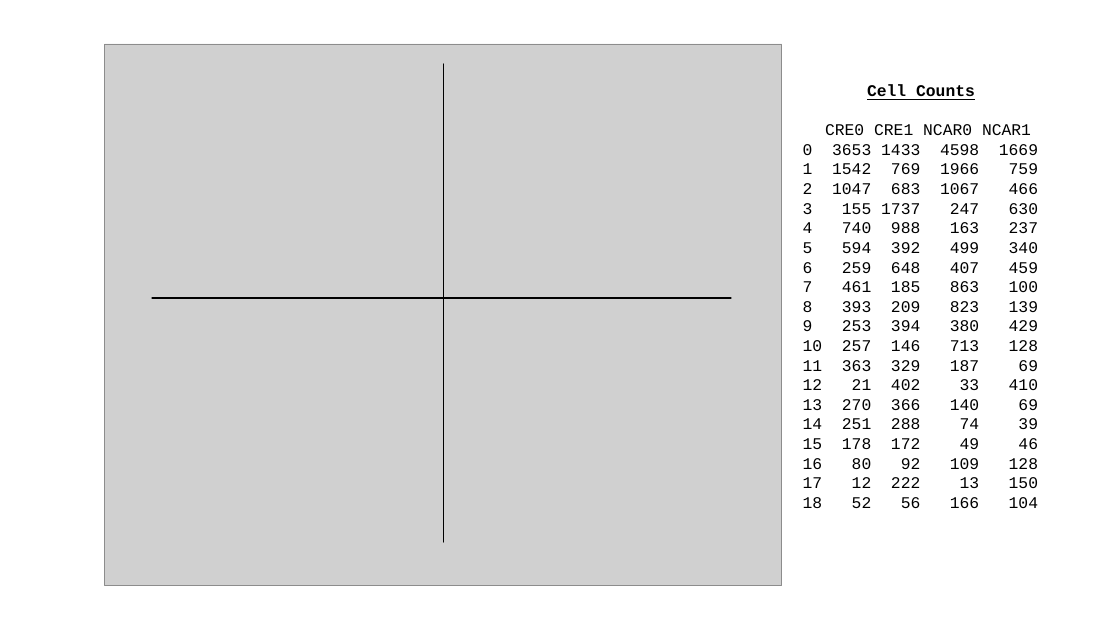
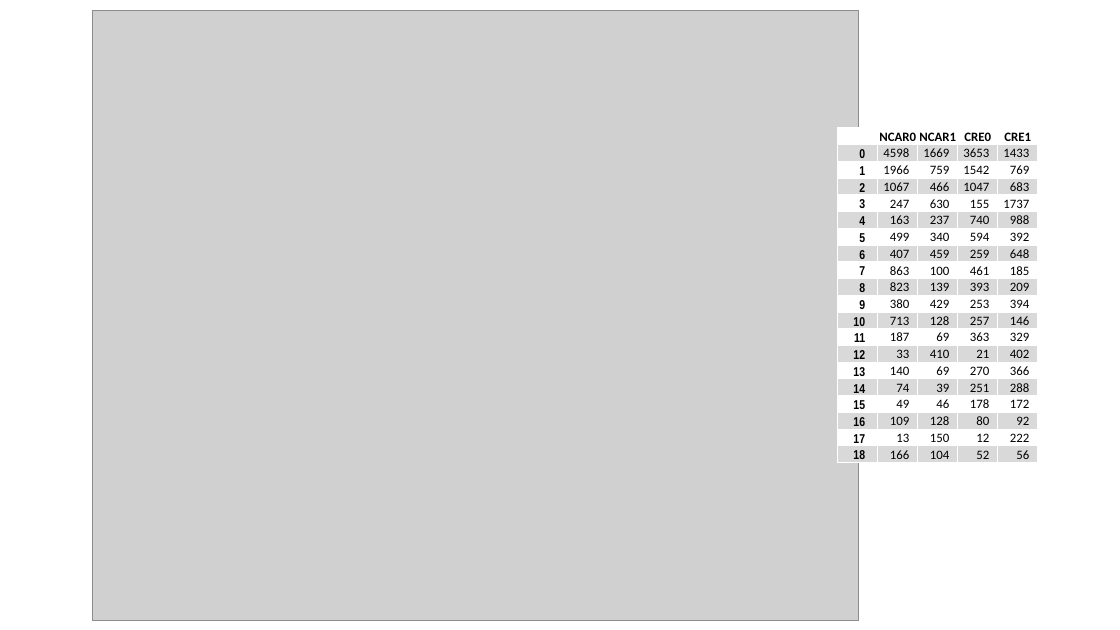
Before and after one commit to weigangq/EAE-2024, a slide deck: slide 3 of LiaDi/EAE-slides.pptx. Drawn at 1120x630 pixels with LibreOffice and Linux fonts; fonts in the diff are those of the drawing; grey boxes stand for pictures; background and template pictures are left out. Boxes give left, top, right and bottom in pixels: in the first picture for what was removed or moved away, otherwise in the second. Text is boxed around its words. In the diff, an @@ line names an element or a change of style, - is before the commit and + after.

```diff
--- a/LiaDi/EAE-slides.pptx
+++ b/LiaDi/EAE-slides.pptx
@@ rectangle added at (0,0,1120,630), fill #FFFFFF, outline #FFFFFF 1.5 pt @@
@@ picture: place and size @@
-picture at (105,44,782,586)
+picture at (92,10,859,620)
@@ line removed from (444, 64) to (444, 542) @@
@@ text removed at (803,84,1038,508) @@
-Cell Counts
-CRE0 CRE1 NCAR0 NCAR1
-0 3653 1433 4598 1669
-1 1542 769 1966 759
-2 1047 683 1067 466
-3 155 1737 247 630
-4 740 988 163 237
-5 594 392 499 340
-6 259 648 407 459
-7 461 185 863 100
-8 393 209 823 139
-9 253 394 380 429
-10 257 146 713 128
-11 363 329 187 69
-12 21 402 33 410
-13 270 366 140 69
-14 251 288 74 39
-15 178 172 49 46
-16 80 92 109 128
-17 12 222 13 150
-18 52 56 166 104
@@ table added at (838,128,1039,467), 20 rows, 5 columns @@
+ | NCAR0 | NCAR1 | CRE0 | CRE1
+0 | 4598 | 1669 | 3653 | 1433
+1 | 1966 | 759 | 1542 | 769
+2 | 1067 | 466 | 1047 | 683
+3 | 247 | 630 | 155 | 1737
+4 | 163 | 237 | 740 | 988
+5 | 499 | 340 | 594 | 392
+6 | 407 | 459 | 259 | 648
+7 | 863 | 100 | 461 | 185
+8 | 823 | 139 | 393 | 209
+9 | 380 | 429 | 253 | 394
+10 | 713 | 128 | 257 | 146
+11 | 187 | 69 | 363 | 329
+12 | 33 | 410 | 21 | 402
+13 | 140 | 69 | 270 | 366
+14 | 74 | 39 | 251 | 288
+15 | 49 | 46 | 178 | 172
+16 | 109 | 128 | 80 | 92
+17 | 13 | 150 | 12 | 222
+18 | 166 | 104 | 52 | 56
@@ line removed from (152, 298) to (731, 298) @@
```
Also in this commit, not shown: 1 other slide changed.
